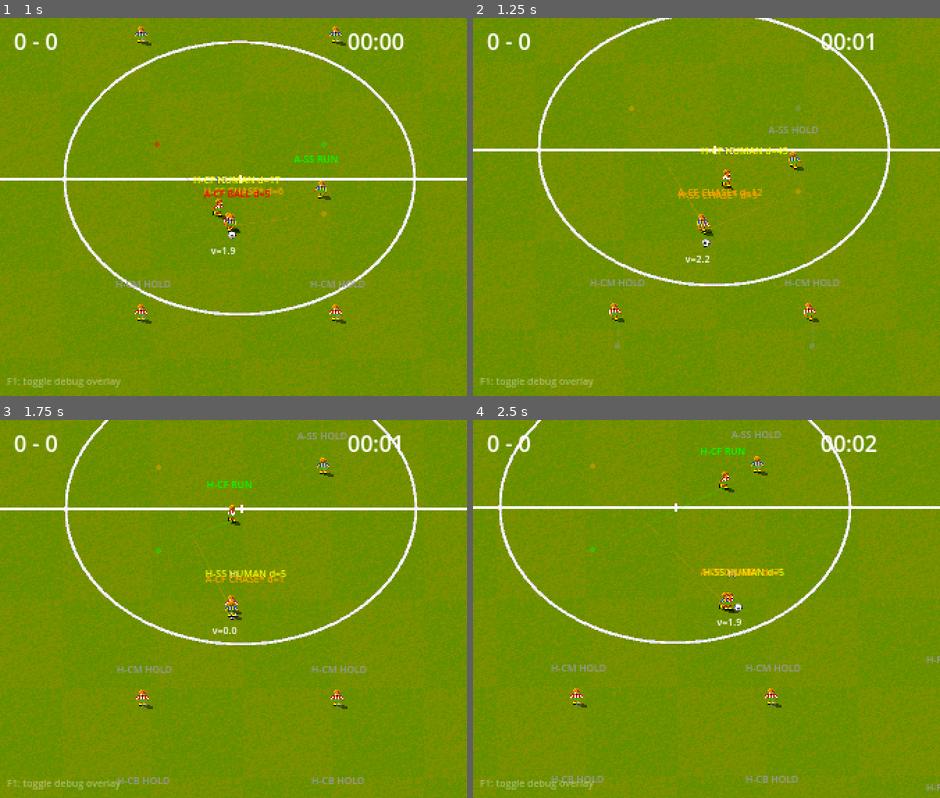
Above: before the commit, frames 1-4 (two rows, left to right).
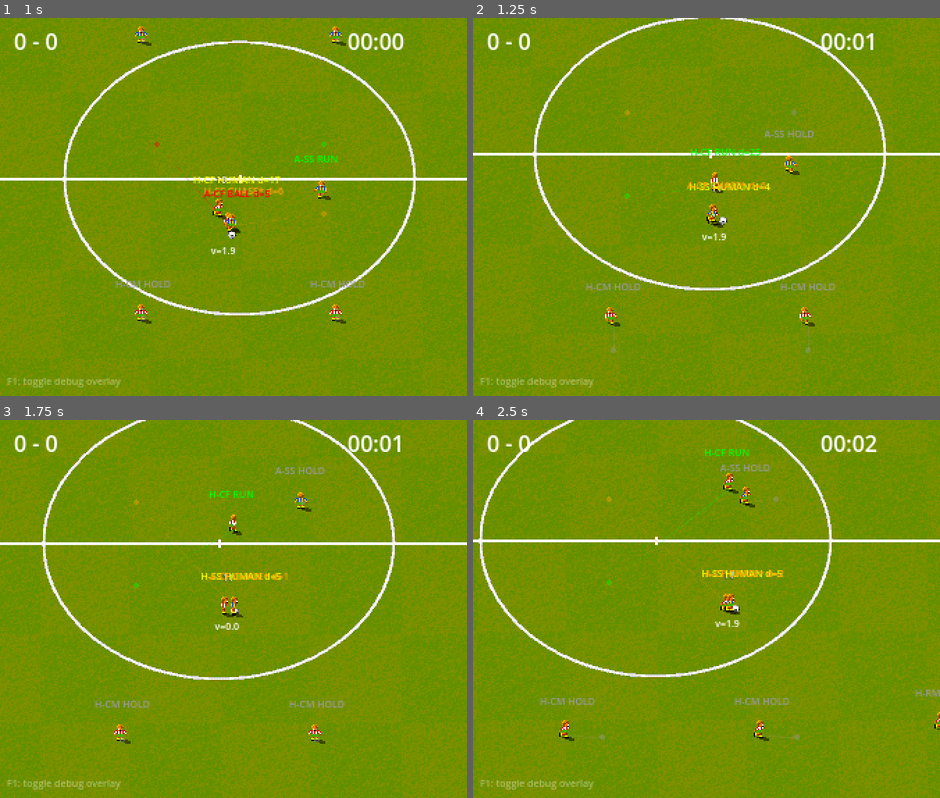
Above: after the commit, the same moments.

Repository: lord-nibbler-ohana/football-2-0
Game: Godot game, scene res://scenes/main.tscn
Two runs of this game, one before a commit and one after it. Both use one fixed random seed, a clock stepped at 60 frames per second and the inputs below.
Inputs (mouse positions are in pixels of both pictures, inside the frame that each line leads up to):
- Up to frame 1 (1 s): tap Enter at 0.5 s; move the mouse to (336, 188) at 0.52 s; hold Right (move_right) from 0.53 s (still down); hold Space (action_kick) from 0.53 s (still down); click (336, 188) at 0.67 s
- Up to frame 2 (1.25 s): keep holding Right (move_right); keep holding Space (action_kick)
- Up to frame 3 (1.75 s): release Right (move_right) at 1.25 s; release Space (action_kick) at 1.25 s; drag from (140, 627) to (210, 684) at 1.27 s
- Up to frame 4 (2.5 s): move the mouse to (753, 525) at 2.02 s; hold Right (move_right) from 2.03 s (still down); tap Alt at 2.1 s

Frame 1 is identical in both runs. In frame 2, 19% of the frame differs, in the area x 0-100%, y 0-100%; in frame 3, 21%; in frame 4, 22%.

Commit message:
Fix AI passing: smart target direction, wider cone, stronger kicks
Passes were rare because the pass cone was always centered on attack_dir
(straight up/down), missing teammates to the sides. When no target was
found, a weak 3.0 px/frame blind pass resulted.

Fixes:
- Add _find_best_pass_direction() that scans teammates in a 120° forward
  hemisphere and aims at the best one, so the pass cone is centered on
  an actual target
- Widen pass cone from ±45° to ±60° (PASS_CONE_HALF_ANGLE 30→40°,
  AIM_ASSIST_ANGLE 15→20°)
- Increase MAX_PASS_POWER 0.5→0.85 (max pass speed 4.0→6.8 px/frame)
- Increase MIN_PASS_POWER 0.15→0.30
- Add tackle constants and teammate avoidance radius to ai_constants
- Add test_passes_happen_in_200_frames and test_ball_travels_distance
  assertions to kickoff simulation

Co-Authored-By: Claude Opus 4.6 (1M context) <noreply@anthropic.com>

Diff:
--- a/scripts/outfield_ai_pure.gd
+++ b/scripts/outfield_ai_pure.gd
@@ -254,14 +254,12 @@
 	if under_pressure < AiConstants.PRESSURE_DISTANCE \
 			and on_ball_frames >= AiConstants.PRESSURE_PASS_FRAMES:
 		_has_decided_kick = true
-		# Pass forward in attack direction (auto-targeted finds best teammate)
-		return _make_pass_result(attack_dir)
+		return _make_pass_result(attack_dir, context)
 
 	# 4. CROSS — winger near opponent goal, cross into the box
 	if _is_wing_role(my_role) and dist_to_goal < AiConstants.CROSS_RANGE:
 		if on_ball_frames >= AiConstants.PRESSURE_PASS_FRAMES:
 			_has_decided_kick = true
-			# Aim cross toward far post area
 			var cross_dir := _compute_cross_direction(my_pos, goal_center, attack_dir)
 			return {
 				"velocity": cross_dir.normalized() * 0.3,
@@ -272,21 +270,21 @@
 
 	# 5. WING PASS — if in central area, play ball out wide
 	if _is_central(my_pos) and on_ball_frames >= _dribble_target_frames / 2:
-		if randf() < 0.4:  # 40% chance each frame to pass wide vs continue
+		if randf() < 0.4:
 			var wing_dir := _find_wing_direction(my_pos, attack_dir)
 			if wing_dir != Vector2.ZERO:
 				_has_decided_kick = true
-				return _make_pass_result(wing_dir)
+				return _make_pass_result(wing_dir, context)
 
 	# 6. NORMAL PASS — dribble timer expired, pass forward
 	if on_ball_frames >= _dribble_target_frames:
 		_has_decided_kick = true
-		return _make_pass_result(attack_dir)
+		return _make_pass_result(attack_dir, context)
 
 	# 7. FORCED PASS — absolute max dribble time, must pass now
 	if on_ball_frames >= AiConstants.DRIBBLE_MAX_FRAMES:
 		_has_decided_kick = true
-		return _make_pass_result(attack_dir)
+		return _make_pass_result(attack_dir, context)
 
 	# 8. DRIBBLE — carry ball forward
 	return _dribble_result(my_pos, attack_dir, goal_center)
@@ -305,14 +303,64 @@
 	}
 
 
-## Build a pass result dict (tap pass = auto-targeted by PassTargetingPure).
-func _make_pass_result(direction: Vector2) -> Dictionary:
+## Build a pass result dict aimed at the best available teammate.
+## Falls back to the given direction if no teammate found.
+func _make_pass_result(fallback_dir: Vector2, context: Dictionary = {}) -> Dictionary:
+	var pass_dir := fallback_dir
+	if context.size() > 0:
+		var smart_dir := _find_best_pass_direction(context)
+		if smart_dir != Vector2.ZERO:
+			pass_dir = smart_dir
 	return {
-		"velocity": direction.normalized() * 0.3,
+		"velocity": pass_dir.normalized() * 0.3,
 		"kick_action": "pass",
-		"kick_direction": direction,
+		"kick_direction": pass_dir,
 		"kick_charge": 1,
 	}
+
+
+## Find the best teammate to pass to and return the direction toward them.
+## Uses a wide forward hemisphere (120°) — much broader than the pass cone.
+## Returns Vector2.ZERO if no suitable target found.
+func _find_best_pass_direction(context: Dictionary) -> Vector2:
+	var my_pos: Vector2 = context["my_position"]
+	var my_team_id: int = context["my_team_id"]
+	var attack_dir: Vector2 = context["attack_direction"]
+	var all_players: Array = context["all_players"]
+	var attack_angle := attack_dir.angle()
+
+	var best_score := INF
+	var best_dir := Vector2.ZERO
+
+	for p in all_players:
+		if int(p["team_id"]) != my_team_id:
+			continue
+		var mate_pos: Vector2 = Vector2(p["position"])
+		var to_mate := mate_pos - my_pos
+		var dist: float = to_mate.length()
+
+		# Skip self (very close) or too far
+		if dist < 25.0 or dist > 350.0:
+			continue
+
+		var angle_to_mate := to_mate.angle()
+		var angle_diff: float = absf(angle_difference(attack_angle, angle_to_mate))
+
+		# Accept teammates in a wide 120° forward hemisphere
+		if angle_diff > deg_to_rad(120.0):
+			continue
+
+		# Score: prefer forward teammates, penalize distance modestly
+		# Lower angle_diff = more forward = better
+		var forward_bonus: float = angle_diff * 100.0  # Strongly prefer forward
+		var dist_penalty: float = dist * 0.5
+		var score: float = forward_bonus + dist_penalty
+
+		if score < best_score:
+			best_score = score
+			best_dir = to_mate.normalized()
+
+	return best_dir
 
 
 ## Distance to nearest opponent.
--- a/scripts/pass_targeting_pure.gd
+++ b/scripts/pass_targeting_pure.gd
@@ -2,12 +2,12 @@
 extends RefCounted
 ## Pure pass targeting logic — finds best teammate in a cone for auto-targeted passes.
 
-const PASS_CONE_HALF_ANGLE := deg_to_rad(30.0)
-const AIM_ASSIST_ANGLE := deg_to_rad(15.0)
-const TOTAL_CONE_HALF := PASS_CONE_HALF_ANGLE + AIM_ASSIST_ANGLE  # 45 degrees
+const PASS_CONE_HALF_ANGLE := deg_to_rad(40.0)
+const AIM_ASSIST_ANGLE := deg_to_rad(20.0)
+const TOTAL_CONE_HALF := PASS_CONE_HALF_ANGLE + AIM_ASSIST_ANGLE  # 60 degrees
 const BLOCKED_LANE_PENALTY := 500.0
-const MAX_PASS_POWER := 0.5
-const MIN_PASS_POWER := 0.15
+const MAX_PASS_POWER := 0.85
+const MIN_PASS_POWER := 0.30
 const MIN_PASS_DISTANCE := 20.0
 const MAX_PASS_DISTANCE := 300.0
 const LANE_WIDTH := 15.0
--- a/tests/test_kickoff_simulation.gd
+++ b/tests/test_kickoff_simulation.gd
@@ -143,7 +143,26 @@
 
 
 func _update_possession() -> void:
-	# Simple proximity possession
+	# Simple proximity possession — skip if ball is moving fast (just kicked)
+	if ball_vel.length() > 2.5:
+		# Ball too fast for pickup — only very close players can intercept
+		var closest_idx := -1
+		var closest_dist := INF
+		for i in range(players.size()):
+			var p: Dictionary = players[i]
+			if int(p["kick_cooldown"]) > 0:
+				continue
+			var dist: float = p["pos"].distance_to(ball_pos)
+			if dist < 5.0 and dist < closest_dist:  # Very tight radius for fast ball
+				closest_dist = dist
+				closest_idx = i
+		for p in players:
+			p["has_possession"] = false
+		if closest_idx >= 0:
+			players[closest_idx]["has_possession"] = true
+		return
+
+	# Normal proximity possession for slow/stationary ball
 	var closest_idx := -1
 	var closest_dist := INF
 	for i in range(players.size()):
@@ -219,20 +238,24 @@
 		p["pos"].x = clampf(p["pos"].x, 42.0, 558.0)
 		p["pos"].y = clampf(p["pos"].y, 42.0, 678.0)
 
-		# Handle kick
+		# Handle kick — ball gets velocity, kicker loses possession + cooldown
 		var kick_action: String = result.get("kick_action", "none")
 		if kick_action != "none" and p["has_possession"]:
 			var kick_dir: Vector2 = result.get("kick_direction", Vector2.UP)
-			var charge: int = int(result.get("kick_charge", 1))
-			var speed := 4.0 if kick_action == "pass" else 6.0
+			if kick_dir.length() < 0.01:
+				kick_dir = Vector2.UP
+			var speed := 5.0 if kick_action == "pass" else 7.0
 			ball_vel = kick_dir.normalized() * speed
 			p["has_possession"] = false
 			p["kick_cooldown"] = 15
 			kick_info = {"player": _label(p), "action": kick_action, "frame": -1}
+			# Don't let dribble overwrite ball_pos this frame
+			continue
 
 		# Dribble: ball follows possessor
 		if p["has_possession"]:
 			ball_pos = p["pos"] + p["vel"].normalized() * DRIBBLE_OFFSET if p["vel"].length() > 0.01 else p["pos"]
+			ball_vel = Vector2.ZERO  # Ball moves with player during dribble
 
 	return kick_info
 
@@ -365,6 +388,45 @@
 		var avg_dist := total_dist / float(pair_count) if pair_count > 0 else 0.0
 		assert_gt(avg_dist, 50.0,
 			"%s team avg player spread should be > 50px (got %.1f)" % [team_label, avg_dist])
+
+
+func test_passes_happen_in_200_frames():
+	## In 200 frames of CPU vs CPU, at least 3 passes should occur.
+	var pass_count := 0
+	var kick_count := 0
+
+	for _frame in range(200):
+		var info := _sim_frame()
+		if info.size() > 0:
+			kick_count += 1
+			if info["action"] == "pass":
+				pass_count += 1
+
+	gut.p("In 200 frames: %d kicks total, %d passes" % [kick_count, pass_count])
+	assert_gt(pass_count, 2,
+		"At least 3 passes in 200 frames (got %d passes, %d total kicks)" % [pass_count, kick_count])
+
+
+func test_ball_travels_distance_on_pass():
+	## After a pass, the ball should travel at least 40px total.
+	## Track maximum distance the ball reaches from any kick origin.
+	var max_travel := 0.0
+	var last_kick_pos := ball_pos
+	var kick_count := 0
+
+	for _frame in range(300):
+		var info := _sim_frame()
+		if info.size() > 0:
+			last_kick_pos = ball_pos
+			kick_count += 1
+		if kick_count > 0:
+			var travel: float = ball_pos.distance_to(last_kick_pos)
+			if travel > max_travel:
+				max_travel = travel
+
+	gut.p("Max ball travel from any kick: %.1f px (%d kicks)" % [max_travel, kick_count])
+	assert_gt(max_travel, 40.0,
+		"Ball should travel at least 40px from a kick (got %.1f)" % max_travel)
 
 
 func test_trace_full_kickoff():
